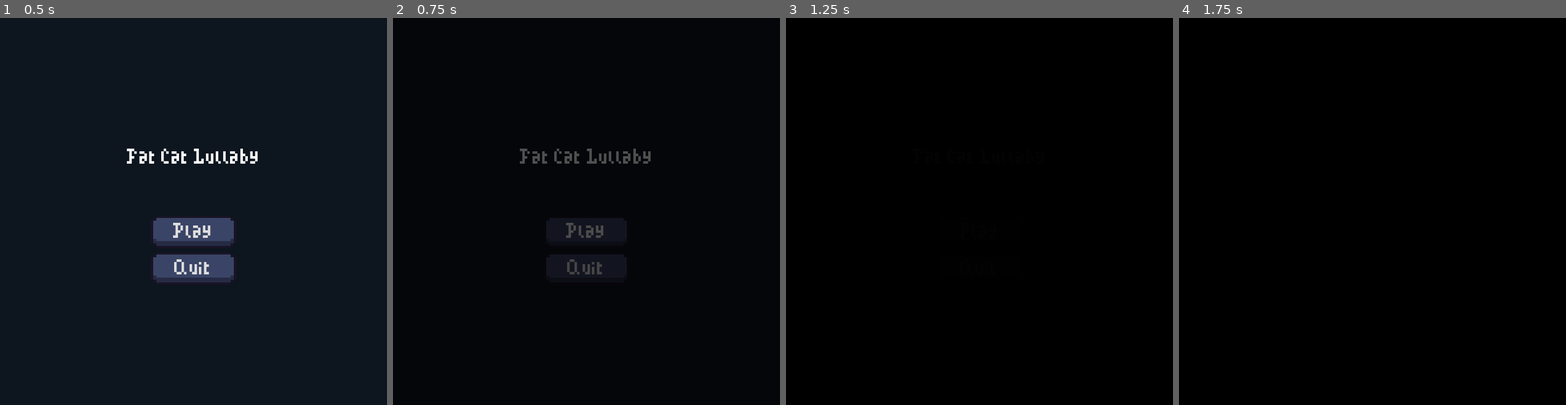
Above: before the commit, frames 1-4 (left to right).
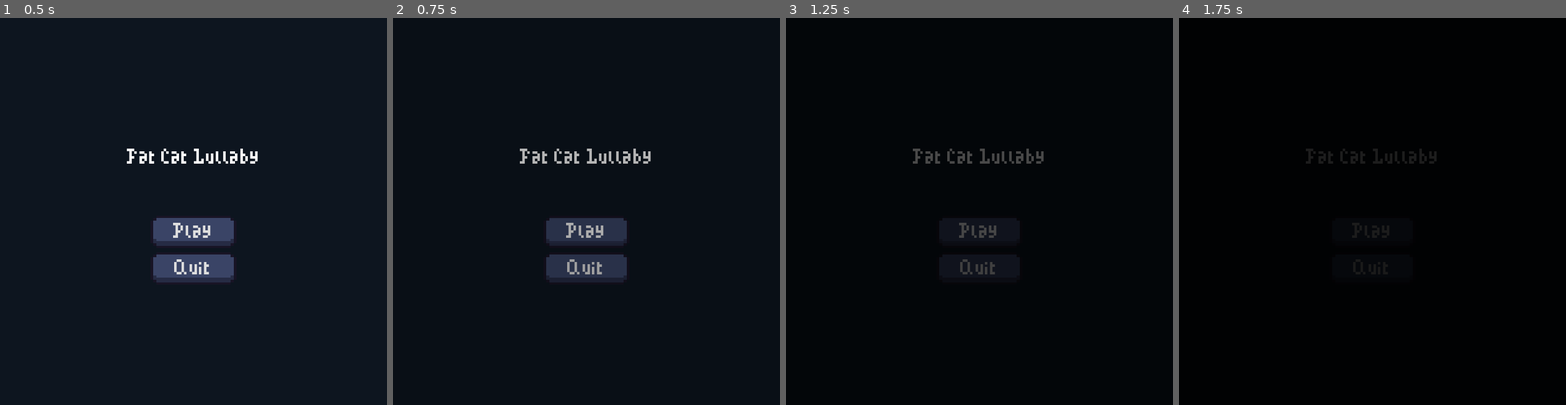
Above: after the commit, the same moments.

Repository: Sooshimi/fat-cat-lullaby
Game: Godot game, scene res://scenes/ui/main_menu.tscn
Same seed, same stepped clock (60 frames per second), same inputs: the game is played once before the commit and once after it.
Inputs:
- Up to frame 1 (0.5 s): no input
- Up to frame 2 (0.75 s): click "Play" at 0.5 s
- Up to frame 3 (1.25 s): no input
- Up to frame 4 (1.75 s): click "Play" at 1.25 s

Frame 1 is identical in both runs. In frame 2, 3.5% of the frame differs, in the area x 32-67%, y 33-69%; in frame 3, 2.9%; in frame 4, 0.6%.

Commit message:
Slow main menu fade to black transition speed

Diff:
--- a/scenes/ui/main_menu.gd
+++ b/scenes/ui/main_menu.gd
@@ -9,7 +9,7 @@
 
 func _process(delta):
 	if play_pressed:
-		canvas.color = lerp(canvas.color, Color(0,0,0,1), 0.1)
+		canvas.color = lerp(canvas.color, Color(0,0,0,1), 0.03)
 		music.volume_db = lerp(music.volume_db, -80.0, 0.01)
 
 func _on_play_pressed() -> void:
